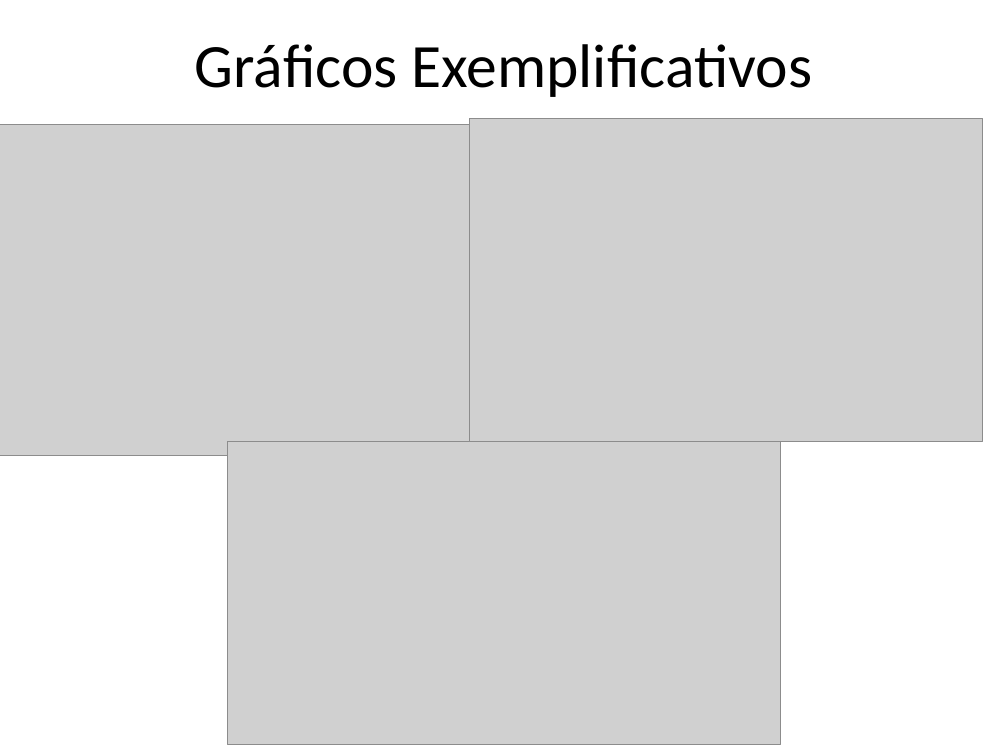
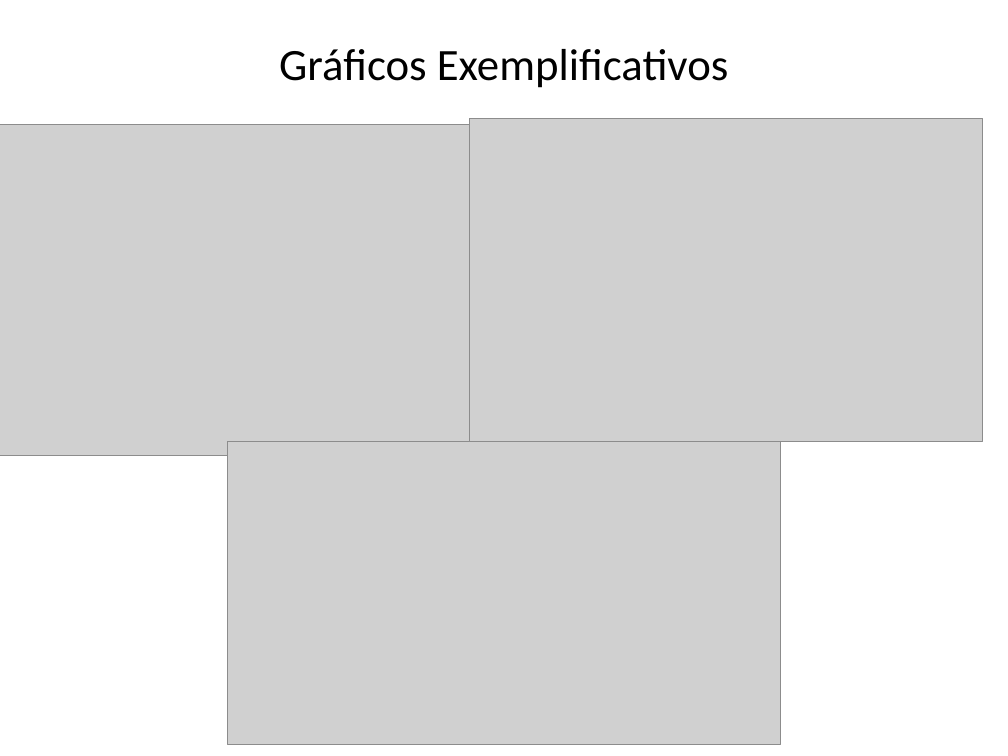
Before and after one commit to afonsoni/Micro-Projeto, a slide deck: slide 10 of 5 Principais Industrias Transformadoras do Porto.pptx. Drawn at 1008x756 pixels with LibreOffice and Linux fonts; fonts in the diff are those of the drawing; grey boxes stand for pictures. Boxes give left, top, right and bottom in pixels: in the first picture for what was removed or moved away, otherwise in the second. Text is boxed around its words. In the diff, an @@ line names an element or a change of style, - is before the commit and + after.

```diff
--- a/5 Principais Industrias Transformadoras do Porto.pptx
+++ b/5 Principais Industrias Transformadoras do Porto.pptx
@@ title "Gráficos Exemplificativos" at bbox=[279, 49, 729, 88]: size 44 to 32 pt @@
```
Also in this commit, not shown: 3 other slides changed, 1 slide added, 1 slide removed.
